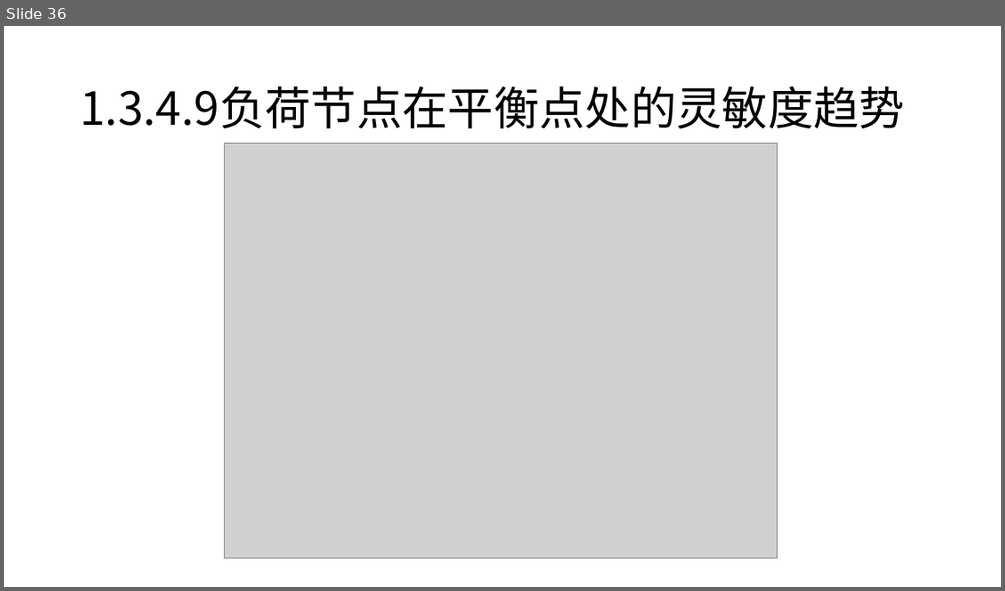
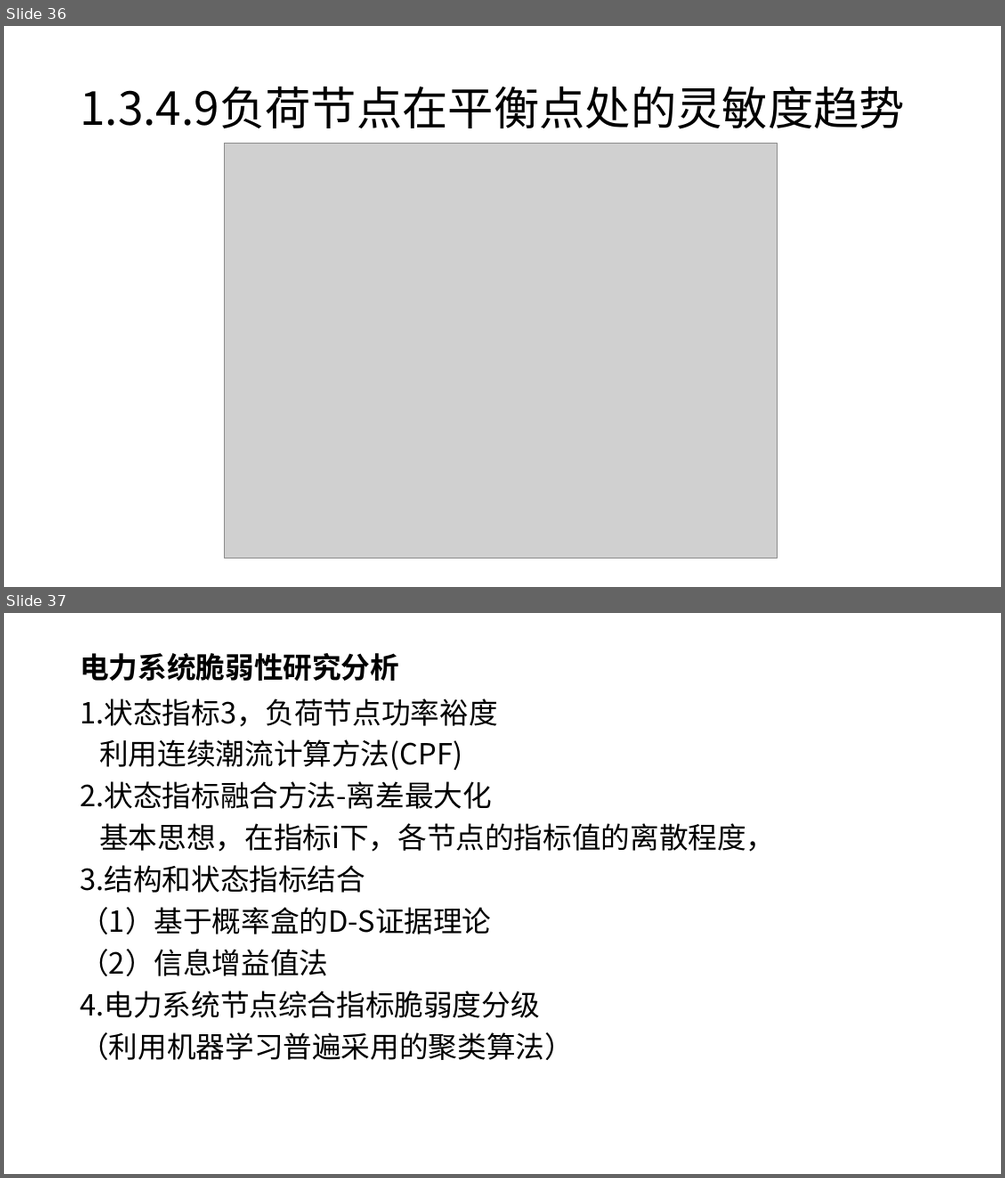
Before and after one commit to LJCcn/Graduation_thesis, a slide deck: 电力系统脆弱性研究/电力系统脆弱性研究.pptx. Shown one above the other, each under a label of ours: slide 36 before the commit, slides 36 and 37 after it. The pictures are 1005x591 and 1005x1178 pixels, drawn with LibreOffice and Linux fonts; fonts in the diff are those of the drawing; grey boxes stand for pictures. Boxes give left, top, right and bottom in pixels: in the first picture for what was removed or moved away, otherwise in the second. Text is boxed around its words. In the diff, an @@ line names an element or a change of style, - is before the commit and + after.

```diff
--- a/电力系统脆弱性研究/电力系统脆弱性研究.pptx
+++ b/电力系统脆弱性研究/电力系统脆弱性研究.pptx
@@ slide 37 added at box(4, 613, 1001, 1174), background #FFFFFF @@
@@ title added at box(80, 653, 399, 681), 28 pt, text #000000, bold @@
+电力系统脆弱性研究分析
@@ text added at box(80, 698, 775, 1060), 28 pt, text #000000 @@
+1.状态指标3，负荷节点功率裕度
+利用连续潮流计算方法(CPF)
+2.状态指标融合方法-离差最大化
+基本思想，在指标i下，各节点的指标值的离散程度，
+3.结构和状态指标结合
+（1）基于概率盒的D-S证据理论
+（2）信息增益值法
+4.电力系统节点综合指标脆弱度分级
+（利用机器学习普遍采用的聚类算法）
```
Also in this commit, not shown: 1 other slide added, 3 other files.
